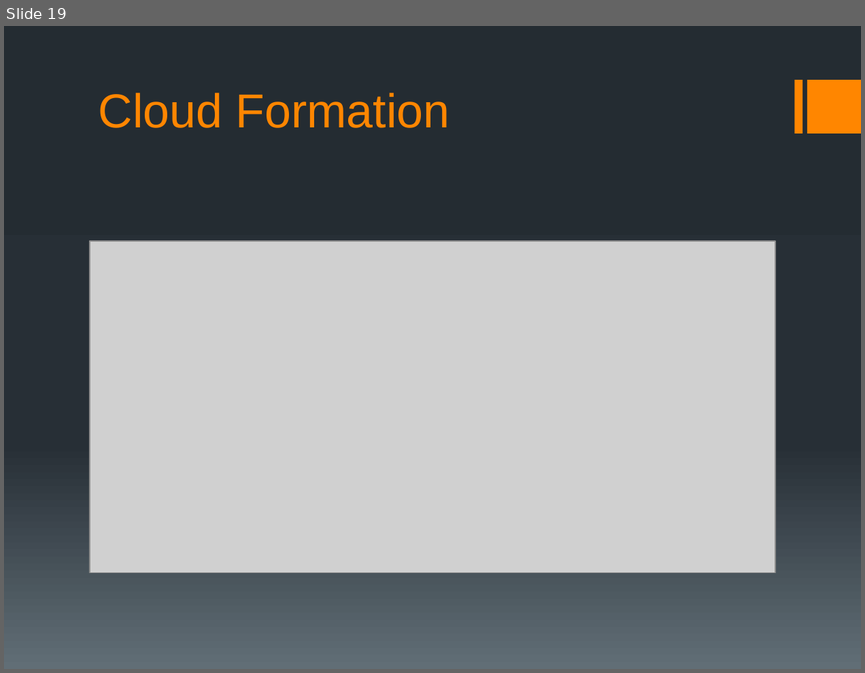
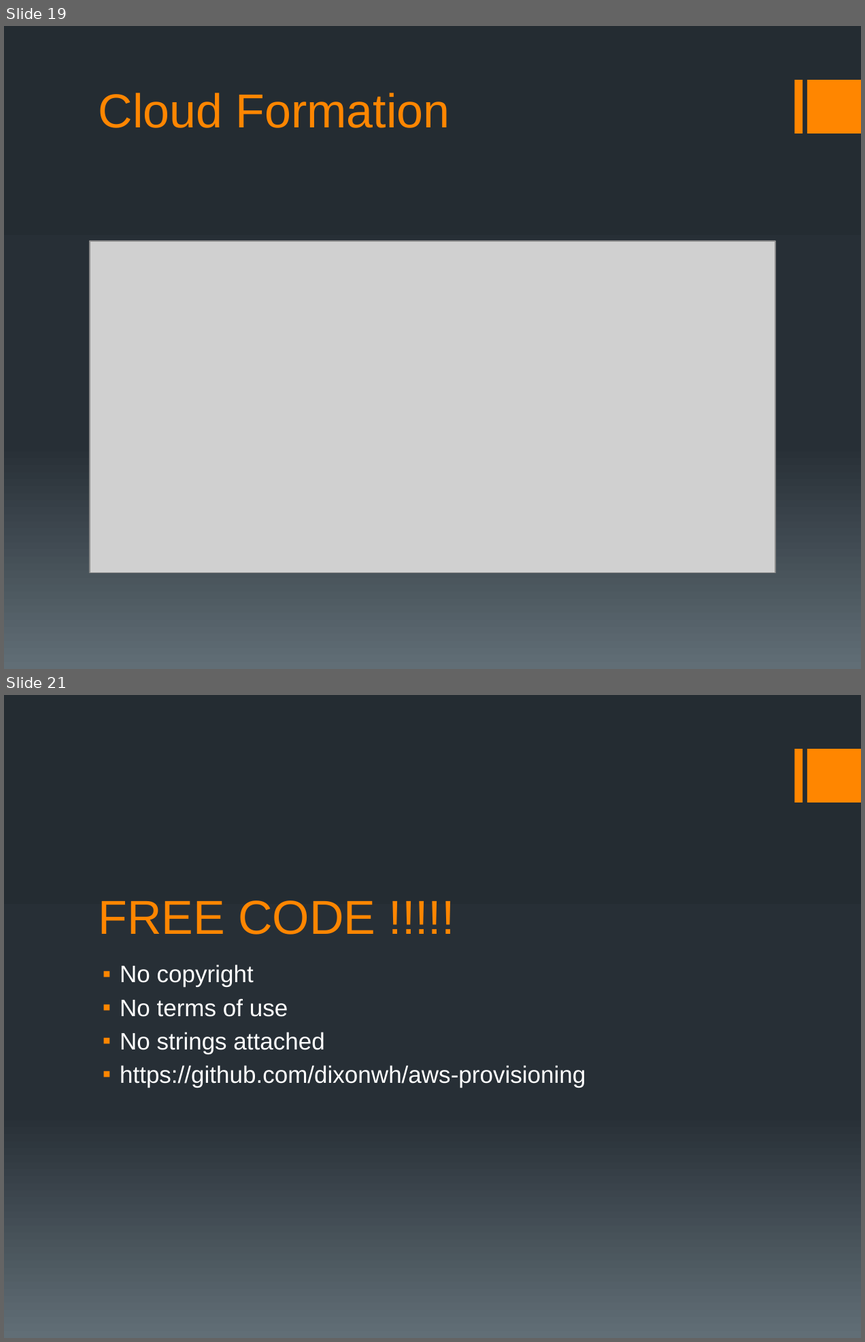
Before and after one commit to 2mind/aws-provisioning, a slide deck: aws_provisioning.pptx. Shown one above the other, each under a label of ours: slide 19 before the commit, slides 19 and 21 after it; the slides between them are not shown. The pictures are 865x673 and 865x1342 pixels, drawn with LibreOffice and Linux fonts; fonts in the diff are those of the drawing; grey boxes stand for pictures; background and template pictures are left out. Boxes give left, top, right and bottom in pixels: in the first picture for what was removed or moved away, otherwise in the second. Text is boxed around its words. In the diff, an @@ line names an element or a change of style, - is before the commit and + after.

```diff
--- a/aws_provisioning.pptx
+++ b/aws_provisioning.pptx
@@ slide 21 added at <box>4,695,861,1338</box>, background gradient #242C33 to #273037 to #636D76; not listed: 2 template elements that a slide beside it also shows @@
@@ title added at <box>99,900,375,934</box>, 40 pt, text #FF8600 @@
+FREE CODE !!!!!
@@ text added at <box>120,964,585,1087</box>, 20 pt, text #FFFFFF @@
+▪ No copyright
+▪ No terms of use
+▪ No strings attached
+▪ https://github.com/dixonwh/aws-provisioning
```
Also in this commit, not shown: 8 slides changed, 1 other slide added.
